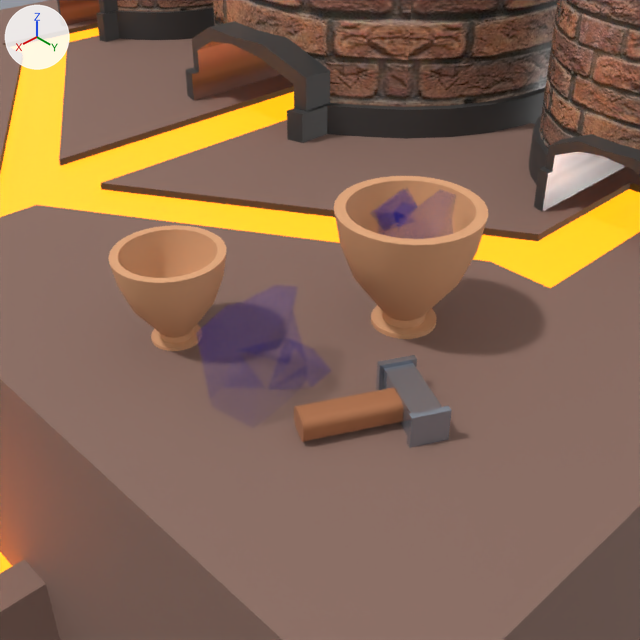
The Blender file Source/Models/Large Buildings/Forge and related.blend as it was, and as the next commit left it.
Both versions are drawn from the file's camera 'Camera.001'. Every picture has the same lights, and +X, +Y and +Z are marked at upper left.

The first picture shows 'Base', 'Bowl', 'Bowl 2', 'Clump', 'Clump.001', 'Cube', 'Cylinder', 'Glow Raw', 'Hammer', 'Left', 'Right'.
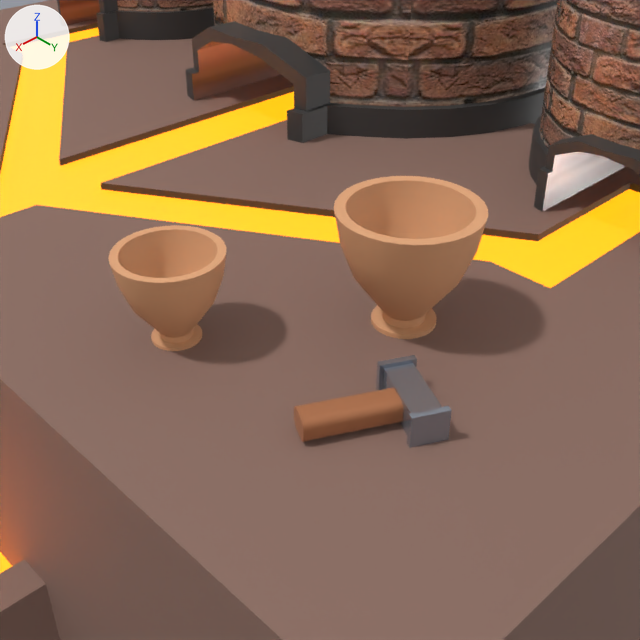
The change, as a list of edits to the scene's bpy script:
```text
Change ob_clump:
    add ob_clump.hide_set(True)  # its collection is switched off
Change ob_clump_001:
    add ob_clump_001.hide_set(True)  # its collection is switched off
```

Where the change shows, as pixel boxes (x1, y1, x2, y2) in the pictures (640 x 640 px):
'Clump', hidden
    before: (196, 285, 331, 428)
'Clump.001', hidden
    before: (370, 188, 456, 239)
